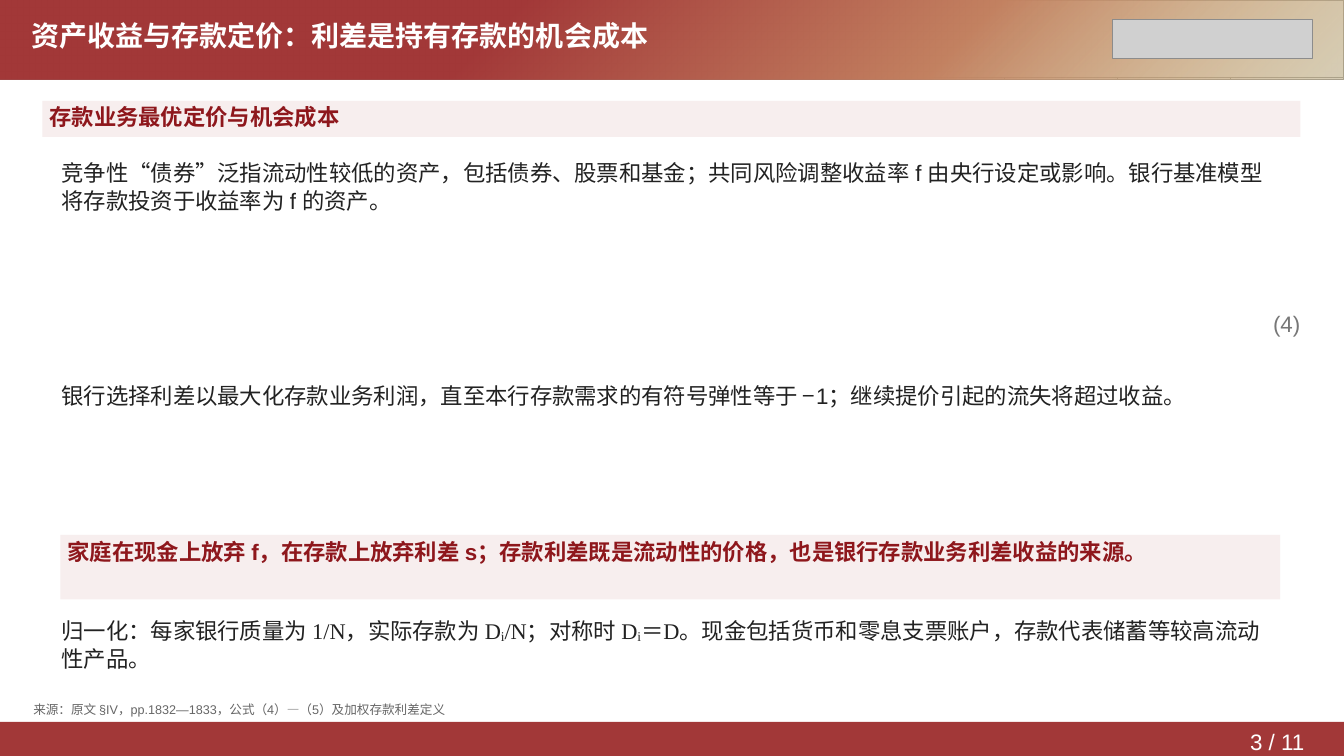
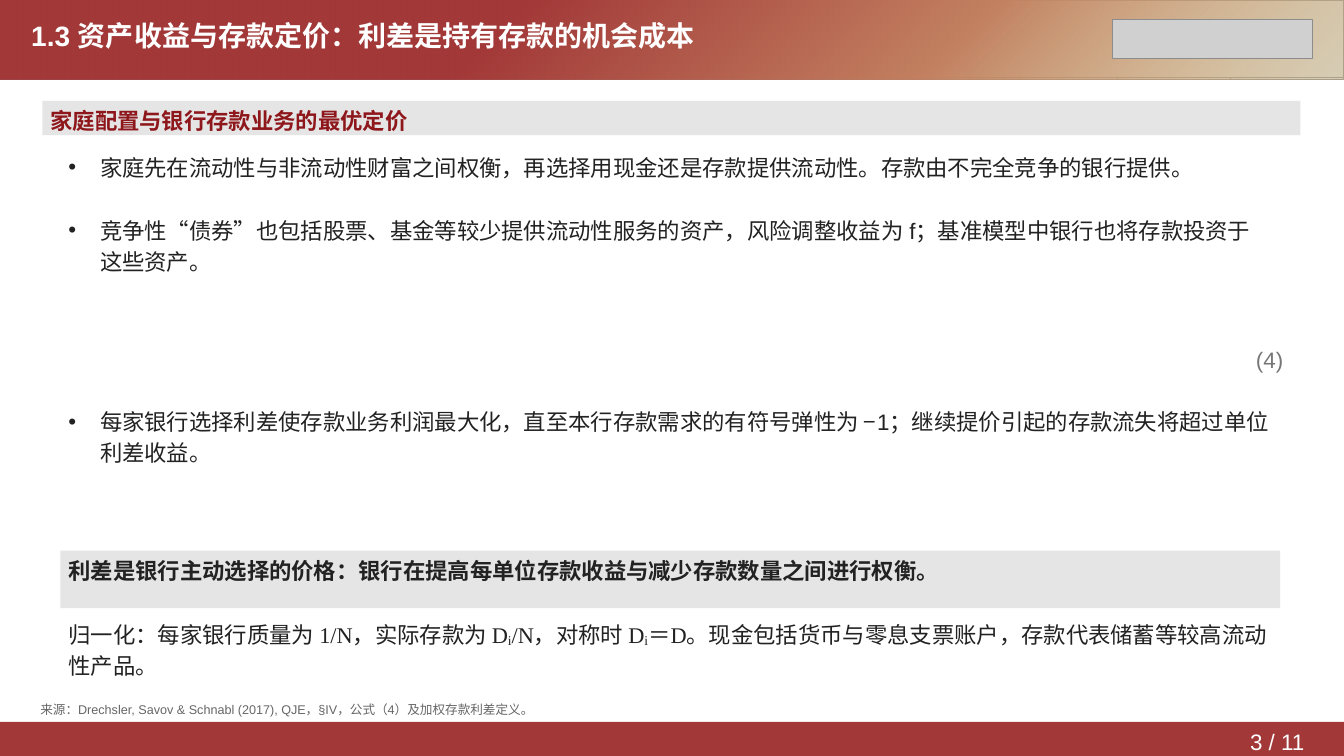
Before and after one commit to Yutingee/trial, a slide deck: slide 3 of deliverables/DepositsChannel-Model.pptx. Drawn at 1344x756 pixels with LibreOffice and Linux fonts; fonts in the diff are those of the drawing; grey boxes stand for pictures. Boxes give left, top, right and bottom in pixels: in the first picture for what was removed or moved away, otherwise in the second. Text is boxed around its words. In the diff, an @@ line names an element or a change of style, - is before the commit and + after.

```diff
--- a/deliverables/DepositsChannel-Model.pptx
+++ b/deliverables/DepositsChannel-Model.pptx
@@ text at (x1=31, y1=22, x2=695, y2=49): text changed @@
-资产收益与存款定价：利差是持有存款的机会成本
+1.3 资产收益与存款定价：利差是持有存款的机会成本
@@ rectangle "家庭配置与银行存款业务的最优定价" at (x1=42, y1=101, x2=1301, y2=135): fill #F7EEEE to #E5E5E5 @@
@@ text in rectangle at (x1=50, y1=110, x2=407, y2=131): text changed @@
-存款业务最优定价与机会成本
+家庭配置与银行存款业务的最优定价
@@ text added at (x1=100, y1=157, x2=1194, y2=178), 16 pt, text #222222 @@
+• 家庭先在流动性与非流动性财富之间权衡，再选择用现金还是存款提供流动性。存款由不完全竞争的银行提供。
@@ text at (x1=100, y1=220, x2=1250, y2=272): text changed @@
-竞争性“债券”泛指流动性较低的资产，包括债券、股票和基金；共同风险调整收益率 f 由央行设定或影响。银行基准模型将存款投资于收益率为 f 的资产。
+• 竞争性“债券”也包括股票、基金等较少提供流动性服务的资产，风险调整收益为 f；基准模型中银行也将存款投资于这些资产。
@@ text "(4)" moved from (x1=1273, y1=316, x2=1300, y2=337) to (x1=1256, y1=352, x2=1283, y2=373) @@
@@ text "(4)" at (x1=1256, y1=352, x2=1283, y2=373): alignment right to left; line spacing 1.05 to 1.15 @@
@@ text at (x1=100, y1=411, x2=1269, y2=463): text changed @@
-银行选择利差以最大化存款业务利润，直至本行存款需求的有符号弹性等于 −1；继续提价引起的流失将超过收益。
+• 每家银行选择利差使存款业务利润最大化，直至本行存款需求的有符号弹性为 −1；继续提价引起的存款流失将超过单位利差收益。
@@ rectangle "利差是银行主动选择的价格：银行在提高每单位存款收益与减少存款数量之间进行权衡。" at (x1=60, y1=551, x2=1280, y2=608): fill #F7EEEE to #E5E5E5 @@
@@ rectangle "利差是银行主动选择的价格：银行在提高每单位存款收益与减少存款数量之间进行权衡。" resized from (x1=60, y1=535, x2=1280, y2=600) to (x1=60, y1=551, x2=1280, y2=608) @@
@@ text in rectangle at (x1=68, y1=559, x2=938, y2=581): text changed; text colour #8E171C to #222222 @@
-家庭在现金上放弃 f，在存款上放弃利差 s；存款利差既是流动性的价格，也是银行存款业务利差收益的来源。
+利差是银行主动选择的价格：银行在提高每单位存款收益与减少存款数量之间进行权衡。
@@ text at (x1=68, y1=624, x2=1267, y2=676): text changed @@
-归一化：每家银行质量为 1/N，实际存款为 Dᵢ/N；对称时 Dᵢ＝D。现金包括货币和零息支票账户，存款代表储蓄等较高流动性产品。
+归一化：每家银行质量为 1/N，实际存款为 Dᵢ/N，对称时 Dᵢ＝D。现金包括货币与零息支票账户，存款代表储蓄等较高流动性产品。
@@ text at (x1=40, y1=703, x2=533, y2=717): text changed @@
-来源：原文 §IV，pp.1832—1833，公式（4）—（5）及加权存款利差定义
+来源：Drechsler, Savov & Schnabl (2017), QJE，§IV，公式（4）及加权存款利差定义。
```
Also in this commit, not shown: 10 other slides changed, 3 other files.
